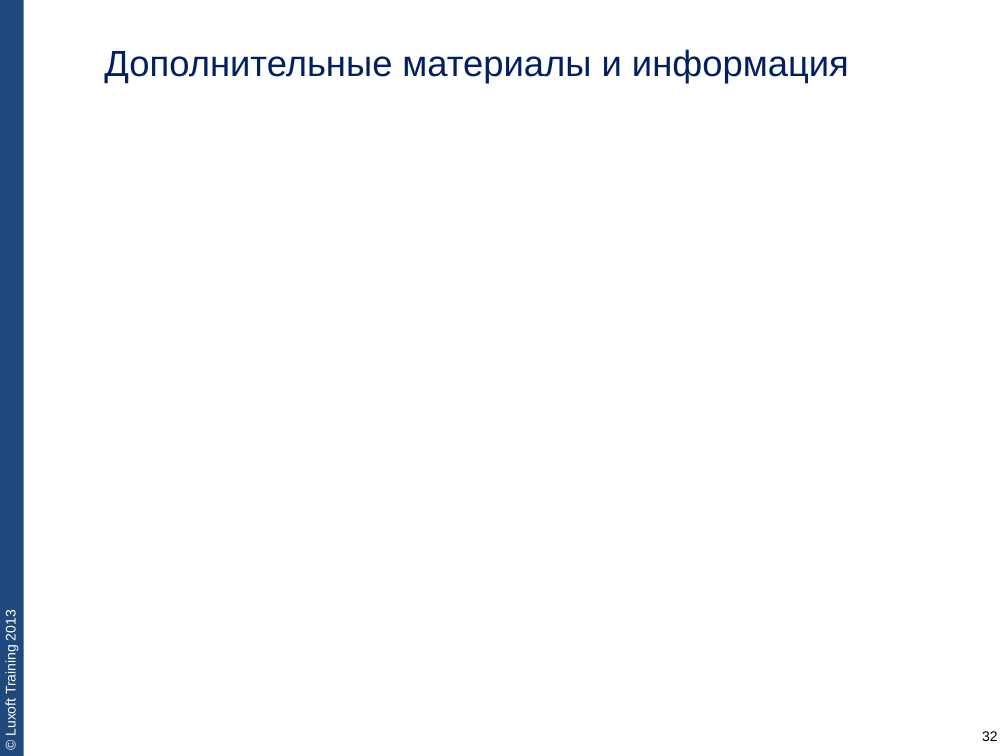
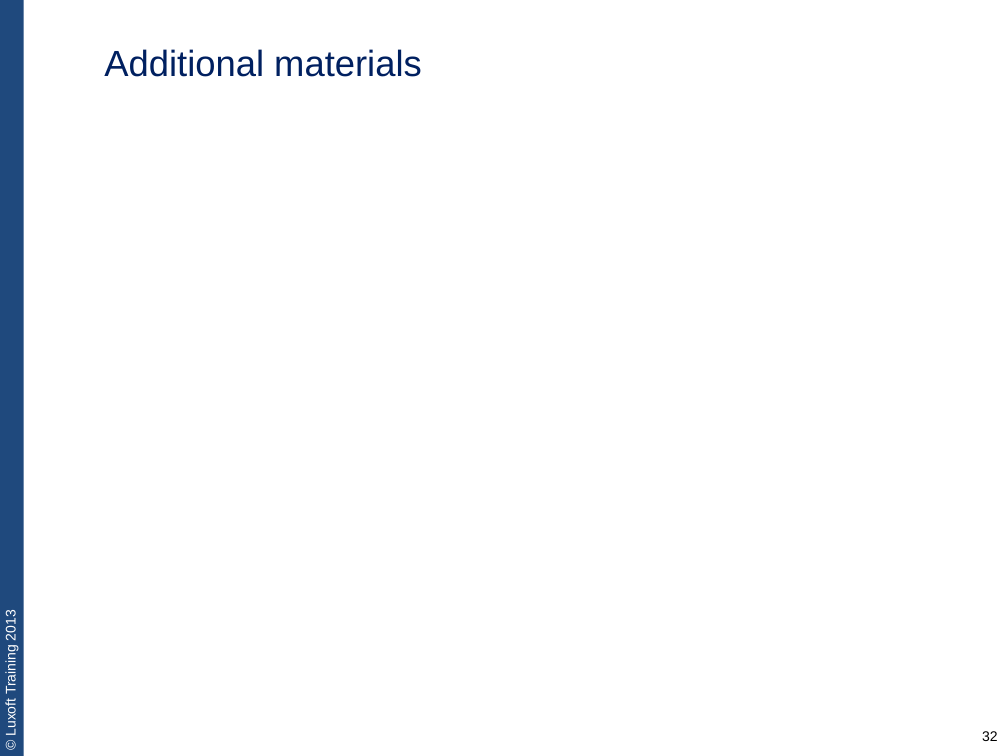
Before and after one commit to team3/lux-trainings-all, a slide deck: slide 32 of JVA-011. unit-testing-with-junit/JVA-011-lecture1-unit-testing-basics.pptx. Drawn at 1008x756 pixels with LibreOffice and Linux fonts; fonts in the diff are those of the drawing; background and template pictures are left out. Boxes give left, top, right and bottom in pixels: in the first picture for what was removed or moved away, otherwise in the second. Text is boxed around its words. In the diff, an @@ line names an element or a change of style, - is before the commit and + after.

```diff
--- a/JVA-011. unit-testing-with-junit/JVA-011-lecture1-unit-testing-basics.pptx
+++ b/JVA-011. unit-testing-with-junit/JVA-011-lecture1-unit-testing-basics.pptx
@@ text at (104,49,422,77): text changed @@
-Дополнительные материалы и информация
+Additional materials
```
Also in this commit, not shown: 31 other slides changed, 1 slide removed, 1 other file.
